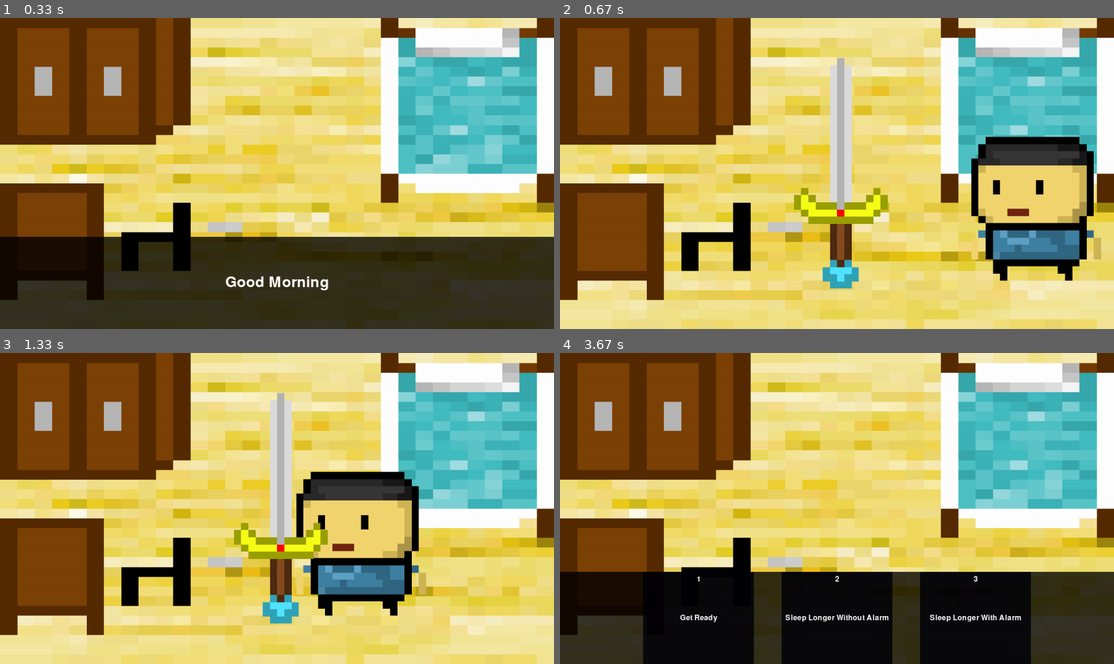
Above: before the commit, frames 1-4 (two rows, left to right).
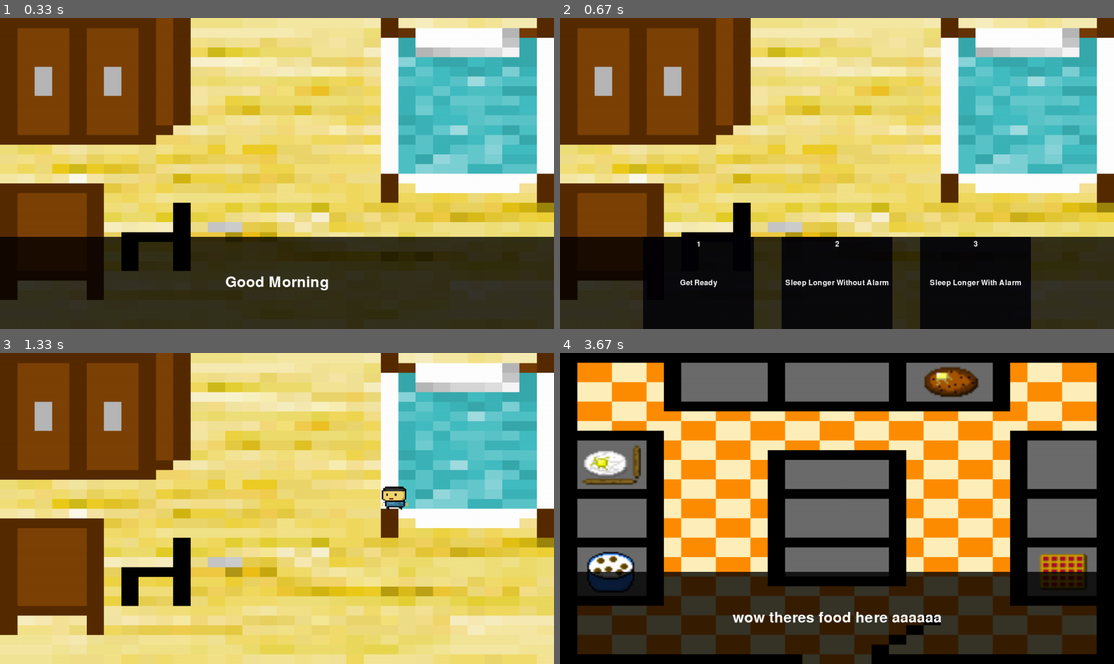
Above: after the commit, the same moments.

Repository: tymatt1/AnOrdinaryDay
Game: pygame game, started from src/main.py
Two runs of this game, one before a commit and one after it. Both use one fixed random seed, a clock stepped at 60 frames per second and the inputs below.
Inputs:
- Up to frame 1 (0.33 s): no input
- Up to frame 2 (0.67 s): tap Space at 0.33 s
- Up to frame 3 (1.33 s): tap 1 at 0.67 s; tap Space at 1.07 s
- Up to frame 4 (3.67 s): tap Space at 1.37 s

Frame 1 is identical in both runs. In frame 2, 38% of the frame differs, in the area x 0-100%, y 12-100%; in frame 3, 11%; in frame 4, 90%, in the area x 0-100%, y 0-100%.

Commit message:
Character walks after making choice

Diff:
--- a/src/scenes.py
+++ b/src/scenes.py
@@ -16,9 +16,8 @@
 
 dorm = Scene(None, Assets.bedroom,
              TextBox("Good Morning"),
-             Character(Assets.Character.zachStillLeft, (500, 500), (900, 70), (10, 70), 2.5, (Assets.sword, (-1, -1), (500, 500))),
              Decision(
-                 ("Get Ready", Scene(dine, Assets.bedroom, TextBox("Getting Ready"))),
+                 ("Get Ready", Scene(dine, Assets.bedroom, TextBox("Getting Ready"), Character(Assets.Character.zachStillLeft, (100, 80), (900, 260), (10, 260), 2.5,))),
                  ("Sleep Longer Without Alarm", Scene(None, Assets.bedroom, TextBox("Sleeping"))),
                  ("Sleep Longer With Alarm", Scene(None, Assets.bedroom, TextBox("Sleeping"))),
              )
